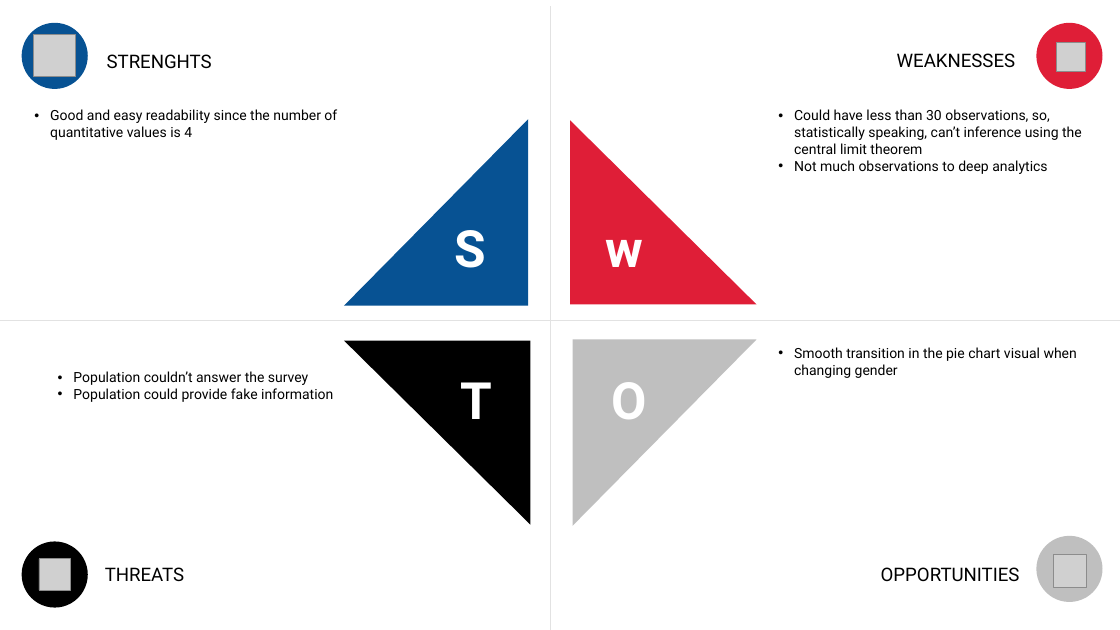
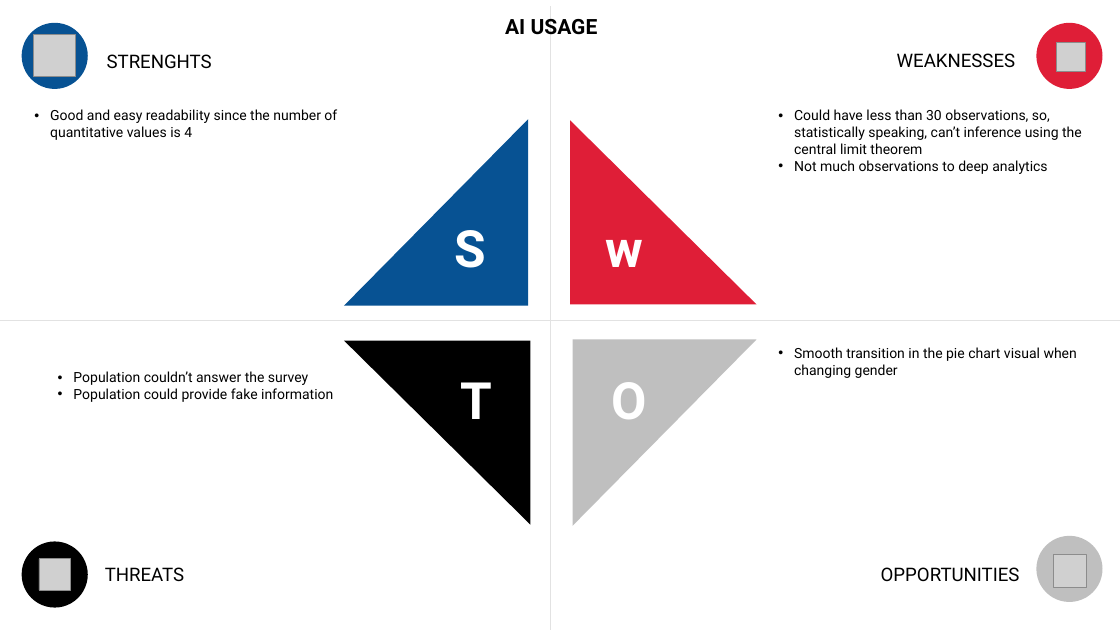
Before and after one commit to bbucalonserra/data-visualization-tool-js, a slide deck: slide 21 of layout-draft.pptx (slide 14 before the commit). Drawn at 1120x630 pixels with LibreOffice and Linux fonts; fonts in the diff are those of the drawing; grey boxes stand for pictures. Boxes give left, top, right and bottom in pixels: in the first picture for what was removed or moved away, otherwise in the second. Text is boxed around its words. In the diff, an @@ line names an element or a change of style, - is before the commit and + after.

```diff
--- a/layout-draft.pptx
+++ b/layout-draft.pptx
@@ text added at [505,18,598,35], 18 pt, text #000000, bold @@
+AI USAGE
```
Also in this commit, not shown: 9 other slides changed, 16 slides added, 10 slides removed, 4 other files.
